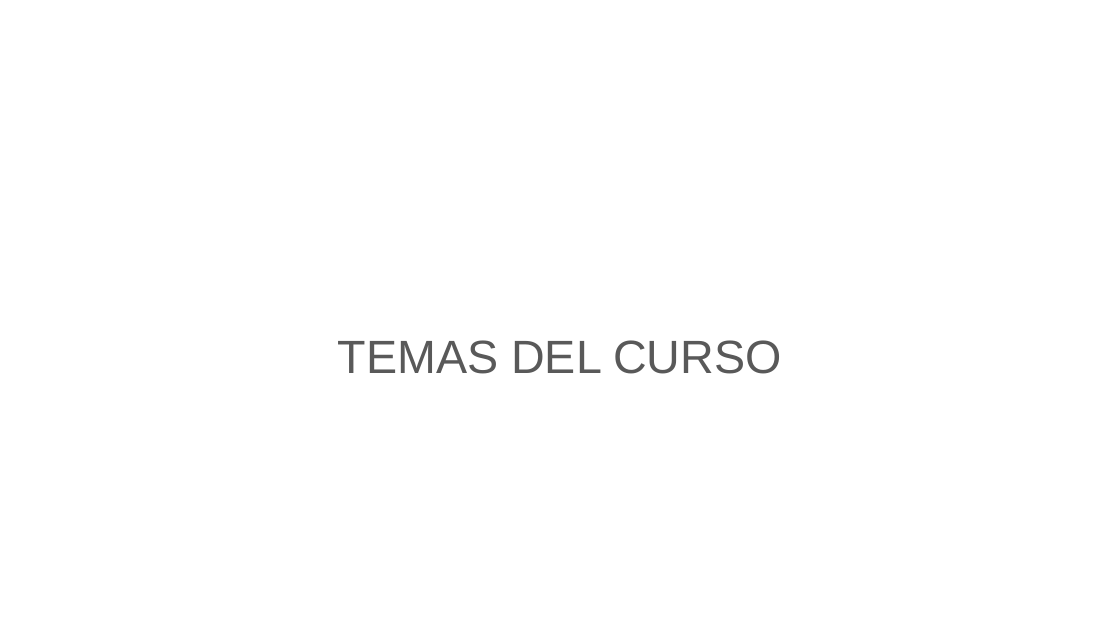
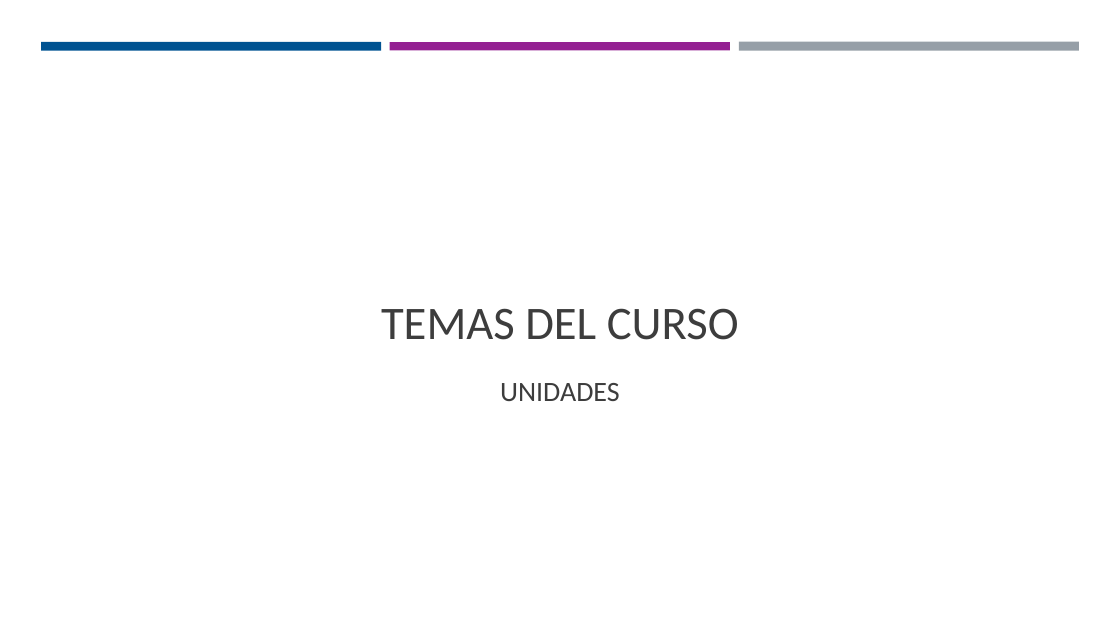
Before and after one commit to Domiciano/EcoApp201, a slide deck: slide 8 of Programa.pptx. Drawn at 1120x630 pixels with LibreOffice and Linux fonts; fonts in the diff are those of the drawing. Boxes give left, top, right and bottom in pixels: in the first picture for what was removed or moved away, otherwise in the second. Text is boxed around its words. In the diff, an @@ line names an element or a change of style, - is before the commit and + after.

```diff
--- a/Programa.pptx
+++ b/Programa.pptx
@@ rectangle added at [41,43,382,52], fill #005392 @@
@@ rectangle added at [390,43,730,50], fill #942092 @@
@@ rectangle added at [739,41,1080,50], fill #969FA7 @@
@@ text at [381,308,739,340]: font Arial to Calibri, text colour #595959 to #3D3D3D in "TEMAS DEL CURSO"; line spacing 1.15 to 1 @@
@@ text at [500,383,620,401]: paragraph added @@
+UNIDADES
```
Also in this commit, not shown: 12 other slides changed, 2 slides added.
